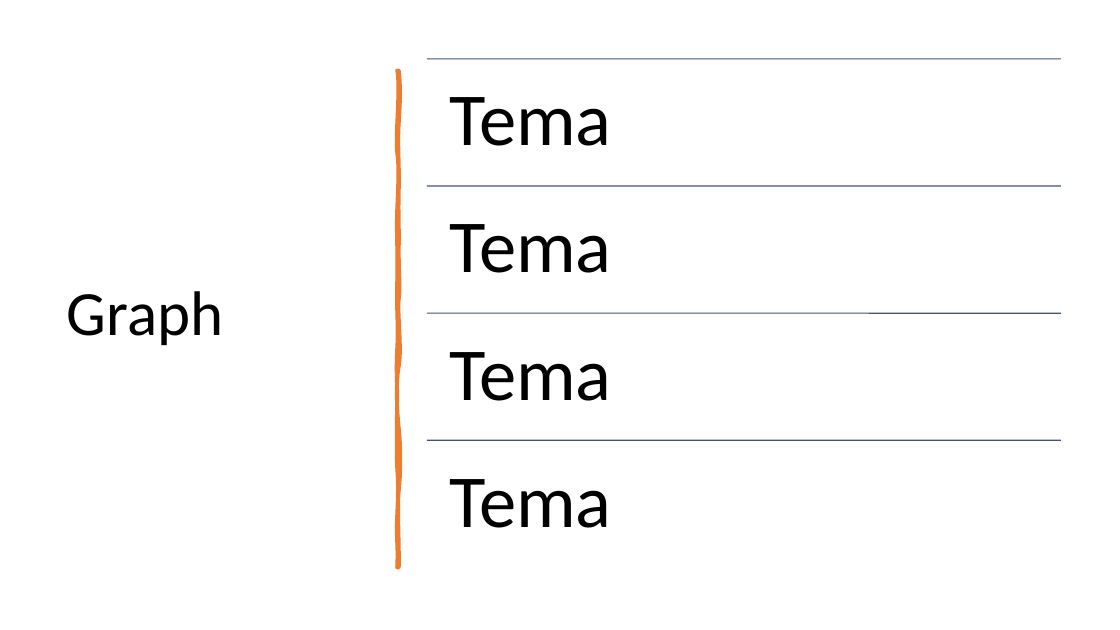
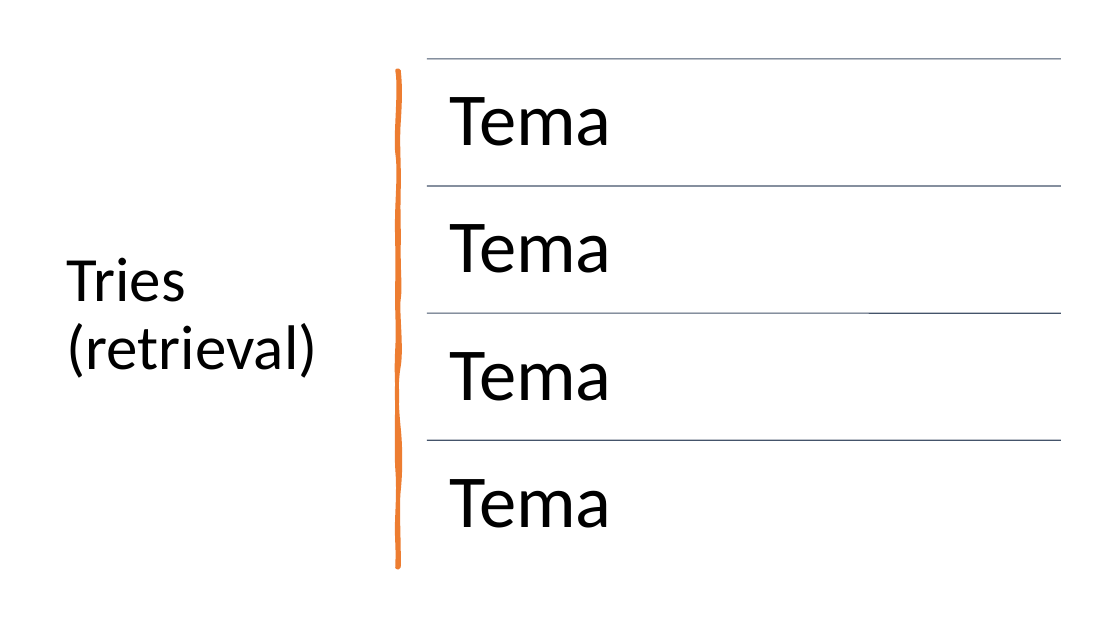
Before and after one commit to ppa-docencia-u/usm-est-datos, a slide deck: slide 79 of presentacion/Estructuras de datos-1.pptx (slide 51 before the commit). Drawn at 1120x630 pixels with LibreOffice and Linux fonts; fonts in the diff are those of the drawing. Boxes give left, top, right and bottom in pixels: in the first picture for what was removed or moved away, otherwise in the second. Text is boxed around its words. In the diff, an @@ line names an element or a change of style, - is before the commit and + after.

```diff
--- a/presentacion/Estructuras de datos-1.pptx
+++ b/presentacion/Estructuras de datos-1.pptx
@@ title at box(67, 257, 318, 378): text changed @@
-Graph
+Tries
+(retrieval)
```
Also in this commit, not shown: 28 slides added, 4 other files.
